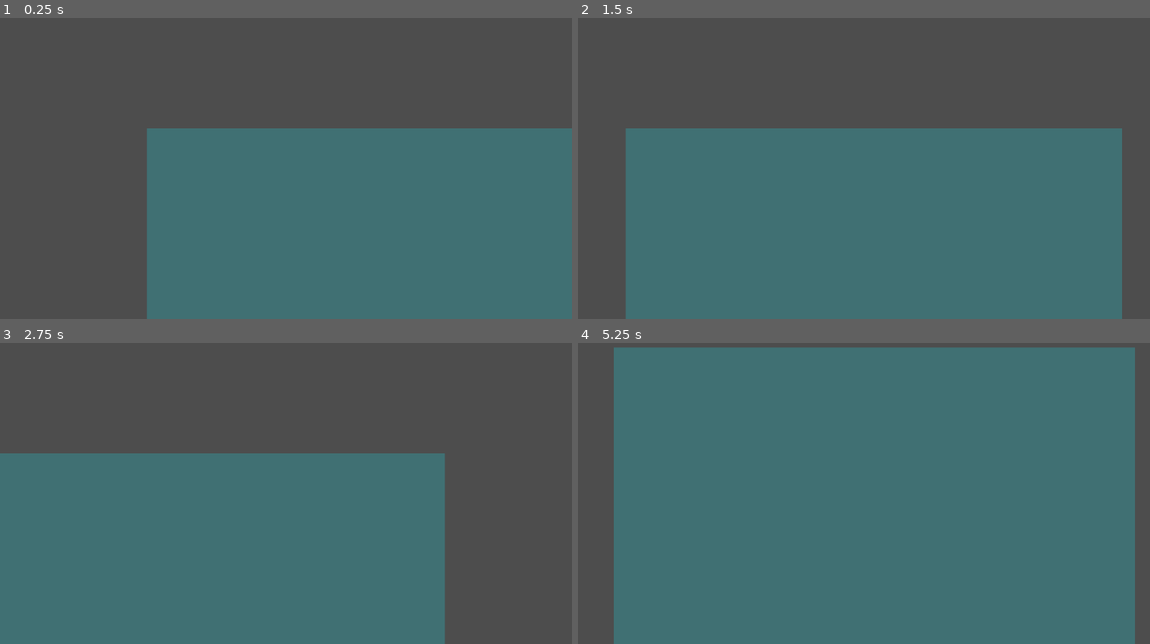
Above: before the commit, frames 1-4 (two rows, left to right).
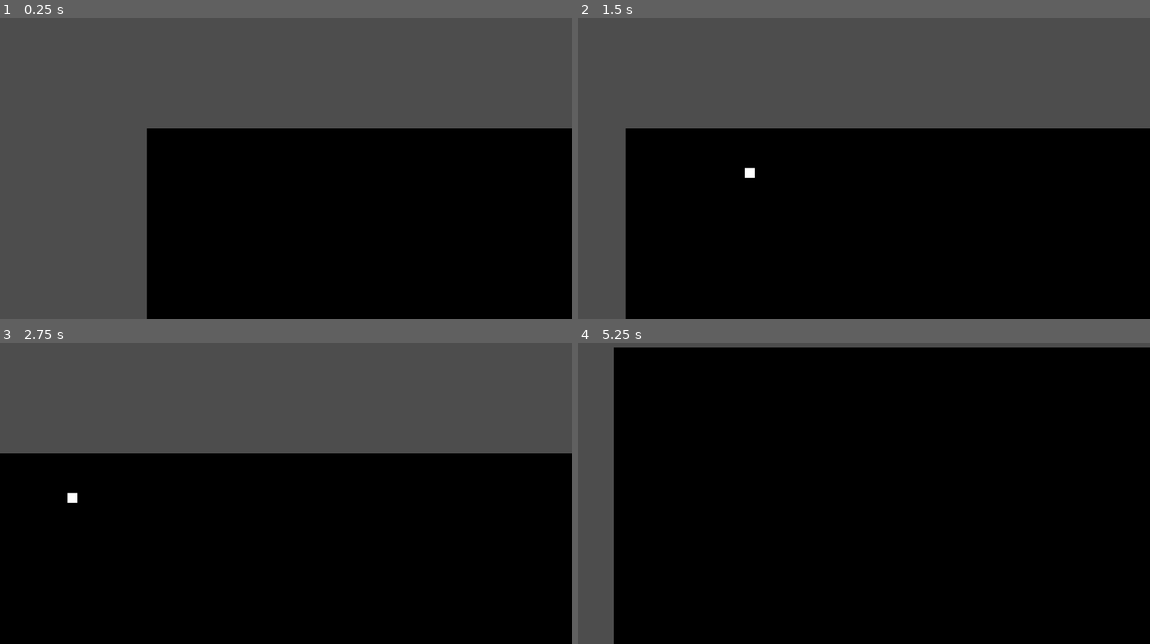
Above: after the commit, the same moments.

Repository: XORandom/cellular-automata-test
Game: Godot game, scene res://scenes/grid.tscn
Two runs of this game, one before a commit and one after it. Both use one fixed random seed, a clock stepped at 60 frames per second and the inputs below.
Inputs (mouse positions are in pixels of both pictures, inside the frame that each line leads up to):
- Up to frame 1 (0.25 s): no input
- Up to frame 2 (1.5 s): tap Enter at 0.5 s; move the mouse to (989, 141) at 0.52 s; press the mouse at (989, 141) at 0.53 s; hold D (move_right) 0.53-1.25 s; right-click (989, 141) at 0.8 s; release the mouse at (989, 141) at 1.25 s; tap Space at 1.25 s; drag from (749, 174) to (835, 222) at 1.27 s
- Up to frame 3 (2.75 s): tap Enter at 2 s; move the mouse to (343, 412) at 2.02 s; hold D (move_right) from 2.03 s (still down); hold 1 (1, bound only after the commit) from 2.03 s (still down); tap 2 (2, bound only after the commit) at 2.3 s
- Up to frame 4 (5.25 s): release D (move_right) at 2.75 s; release 1 (1, bound only after the commit) at 2.75 s; tap Space at 2.75, 4.25 s; drag from (835, 547) to (692, 436) at 2.77 s; tap Enter at 3.5 s; move the mouse to (1035, 532) at 3.52 s; press the mouse at (1035, 532) at 3.53 s; hold A (move_left) 3.53-4.25 s; right-click (1035, 532) at 3.8 s; release the mouse at (1035, 532) at 4.25 s; drag from (692, 436) to (778, 403) at 4.27 s; move the mouse to (892, 484) at 5.02 s; hold S (move_down) from 5.03 s (still down); hold = (zoom+) from 5.03 s (still down); click (892, 484) at 5.17 s

The runs differ from the first frame. In frame 1, 47% of the frame differs, in the area x 25-100%, y 36-100%; in frame 2, 58%; in frame 3, 63%; in frame 4, 92%, in the area x 6-100%, y 1-100%.

Commit message:
add elementary_cell_automata

Diff:
--- a/project.godot
+++ b/project.godot
@@ -62,3 +62,23 @@
 "events": [Object(InputEventKey,"resource_local_to_scene":false,"resource_name":"","device":-1,"window_id":0,"alt_press …(191 unchanged characters)…
 ]
 }
+1={
+"deadzone": 0.5,
+"events": [Object(InputEventKey,"resource_local_to_scene":false,"resource_name":"","device":-1,"window_id":0,"alt_pressed":false,"shift_pressed":false,"ctrl_pressed":false,"meta_pressed":false,"pressed":false,"keycode":0,"physical_keycode":49,"key_label":0,"unicode":49,"location":0,"echo":false,"script":null)
+]
+}
+2={
+"deadzone": 0.5,
+"events": [Object(InputEventKey,"resource_local_to_scene":false,"resource_name":"","device":-1,"window_id":0,"alt_pressed":false,"shift_pressed":false,"ctrl_pressed":false,"meta_pressed":false,"pressed":false,"keycode":0,"physical_keycode":50,"key_label":0,"unicode":50,"location":0,"echo":false,"script":null)
+]
+}
+3={
+"deadzone": 0.5,
+"events": [Object(InputEventKey,"resource_local_to_scene":false,"resource_name":"","device":-1,"window_id":0,"alt_pressed":false,"shift_pressed":false,"ctrl_pressed":false,"meta_pressed":false,"pressed":false,"keycode":0,"physical_keycode":51,"key_label":0,"unicode":51,"location":0,"echo":false,"script":null)
+]
+}
+4={
+"deadzone": 0.5,
+"events": [Object(InputEventKey,"resource_local_to_scene":false,"resource_name":"","device":-1,"window_id":0,"alt_pressed":false,"shift_pressed":false,"ctrl_pressed":false,"meta_pressed":false,"pressed":false,"keycode":0,"physical_keycode":52,"key_label":0,"unicode":52,"location":0,"echo":false,"script":null)
+]
+}
--- a/scripts/grid.gd
+++ b/scripts/grid.gd
@@ -27,27 +27,38 @@
 "fire_cell": Vector2i(0, 1), "smoke_cell": Vector2i(1, 1), "venom_cell": Vector2i(2, 1), "swamp_cell": Vector2i(3, 1),
 "dirt_cell": Vector2i(0, 2), "clay_cell": Vector2i(1, 2), "sand_cell": Vector2i(2, 2), "magma_cell": Vector2i(3, 2),
 "ice_cell": Vector2i(0, 3), "acid_cell": Vector2i(1, 3), "flame_cell": Vector2i(2, 3), "deep_cell": Vector2i(3, 3)}
-var temp_field = []
+var field = [] # Игровое поле
+var input_cell = atlas["static_cell"] # Цвет клетки, рисуемой пользователем
 ## Ширина мира игры
-@export var width: int = 50
+@export var width: int = 200
 ## Высота мира игры
-@export var height: int = 50
+@export var height: int = 200
 
 func _process(delta: float) -> void:
-	draw_state(delta)
+	pass
 
 
 func _ready() -> void:
 	generate_field()
-	next_state()
+	draw_state()
+
 
 func _input(event):
 	if event.is_action_pressed("left click"):
 		var pos = (get_local_mouse_position()).floor()
 		# Так как мы работаем с массивом, то меняем значения в нём
 		if pos.x <= width and pos.y <=height:
-			#temp_field[pos.x][pos.y] = atlas.get("ice_cell")
-			temp_field[pos.x][pos.y] = atlas["ice_cell"]
+			field[pos.x][pos.y] = input_cell
+			draw_state()
+
+	if event.is_action_pressed("1"):
+		input_cell = atlas["static_cell"]
+	if event.is_action_pressed("2"):
+		input_cell = atlas["void_cell"]
+
+	if event.is_action_pressed("right click"):
+		elementary_cell_automata()
+		draw_state()
 
 
 func generate_field():
@@ -55,20 +66,67 @@
 	for x in range(width):
 		temp_line = []
 		for y in range(height):
-			tile_map_layer.set_cell(Vector2i(x, y), 0, atlas["ice_cell"])
-			temp_line.append(atlas["ice_cell"])
-		temp_field.append(temp_line)
+			tile_map_layer.set_cell(Vector2i(x, y), 0, Vector2i(0, 0))
+			temp_line.append(Vector2i(0, 0))
+		field.append(temp_line)
 
 
 # Отрисовываем поле каждый раз, когда оно изменилось
-func draw_state(_delta):
+func draw_state():
 	for x in range(width):
 		for y in range(height):
-			tile_map_layer.set_cell(Vector2i(x, y), 0, temp_field[x][y])
+			tile_map_layer.set_cell(Vector2i(x, y), 0, field[x][y])
 
 
-# Важно отделить логику конечного автомата от его отрисовки, чтобы я мог
-# Спокойно попробовать разные методы.
-# Это означает, что я запрашиваю информацию с массива, а не к примеру из карты тайлов
+ # Важно отделить логику конечного автомата от его отрисовки, чтобы я мог
+ # Спокойно попробовать разные методы.
+ # Это означает, что я запрашиваю информацию с массива, а не к примеру из карты тайлов
 func next_state():
-	pass
+	## За раз надо изменять только одно состояние поля
+	# Соседние ячейки клетки
+	var left
+	var right
+	var up
+	var down
+	# Буфер, что используется для расчета состояний клеток
+	var temp_field = field.duplicate()
+	#TODO Пока что не буду рассматривать края, они будут статичными, но в будущем надо придумать, как их обрабатывать
+	for x in range(1, width-1):
+		for y in range(1, height-1):
+			left = temp_field[x-1][y]
+			right = temp_field[x+1][y]
+			up = temp_field[x][y+1]
+			down = temp_field[x][y-1]
+
+# ------------------------------------------------------------------------------
+
+func elementary_cell_automata():
+	## Одномерный простой клеточный автомат, где y - это изменение состояние во времени
+	# За раз надо изменять только одно состояние поля,
+	#используются только два состояния (0, 0), (1, 0)
+	var cell
+	# Соседние ячейки клетки
+	var left
+	var right
+	var res
+	# Здесь не требуется буффер, т.к. исходная строка не меняется
+	for y in range(height-1):
+		for x in range(1, width-1):
+			left = field[x-1][y]
+			right = field[x+1][y]
+			cell = field[x][y]
+			# Помещаем значение в новую строку
+			res = elementary_cell_automata_next_state(left.x, cell.x, right.x)
+			field[x][y+1] = Vector2i(res, 0)
+
+func elementary_cell_automata_next_state(a, b, c) -> float:
+#	2^3=8 состояний для проверки
+	if a == 1 and b == 1 and c == 1: return 1
+	if a == 1 and b == 1 and c == 0: return 0
+	if a == 0 and b == 0 and c == 1: return 1
+	if a == 1 and b == 0 and c == 0: return 1
+	if a == 0 and b == 1 and c == 1: return 0
+	if a == 0 and b == 1 and c == 0: return 1
+	if a == 0 and b == 0 and c == 1: return 1
+	if a == 0 and b == 0 and c == 0: return 0
+	else: return 0
